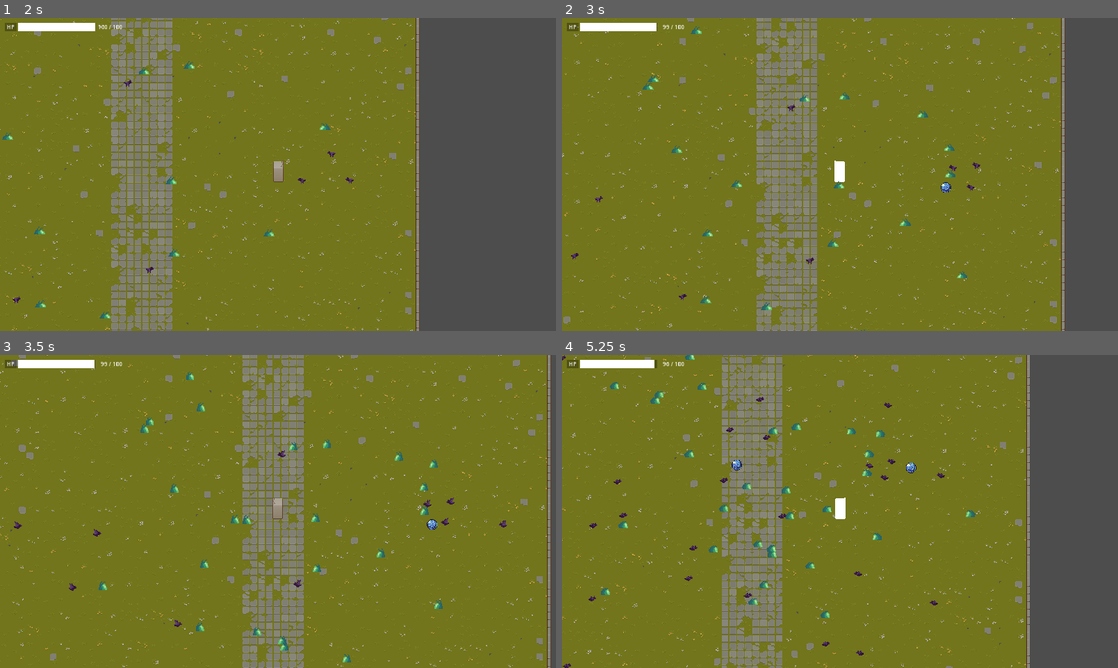
Above: before the commit, frames 1-4 (two rows, left to right).
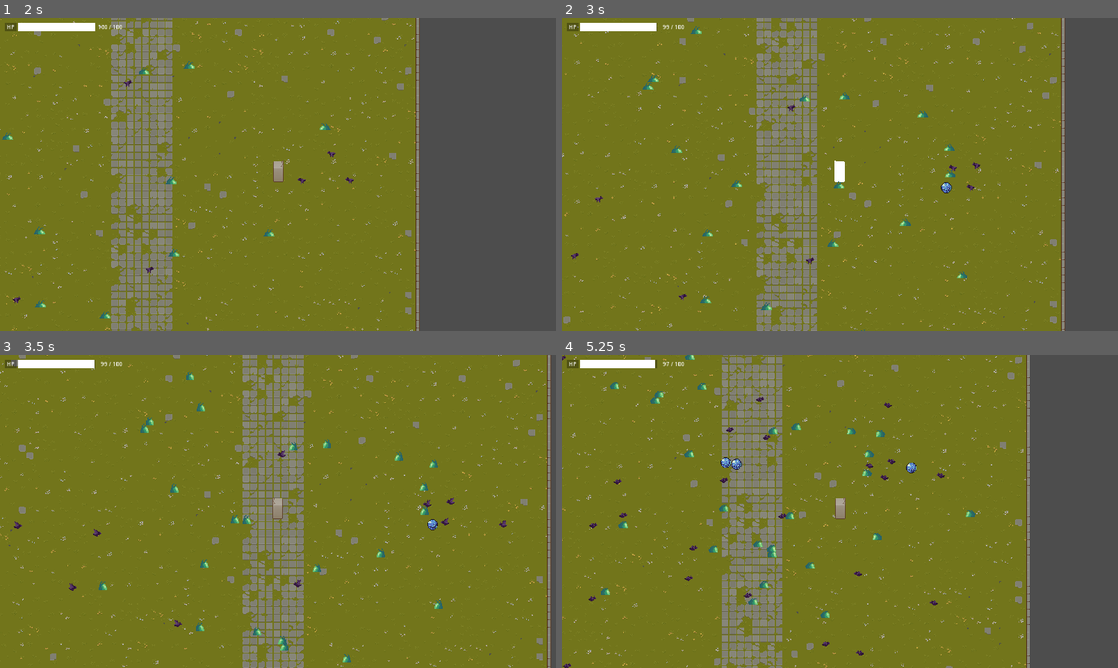
Above: after the commit, the same moments.

Repository: reyhanfarabi/project-survive
Game: Godot game, scene res://scenes/game.tscn
The game is run twice, just before and just after one commit, with the same random seed, the same clock (stepped at 60 frames per second) and the same inputs. The project has no main scene, so this scene is started directly.
Inputs:
- Up to frame 1 (2 s): hold D (right) from 0.53 s (still down); tap W (top) at 0.6, 1.35 s
- Up to frame 2 (3 s): release D (right) at 2.03 s; hold A (left) from 2.03 s (still down); tap W (top) at 2.1, 2.85 s
- Up to frame 3 (3.5 s): keep holding A (left)
- Up to frame 4 (5.25 s): release A (left) at 3.53 s; hold S (down) 3.53-4.28 s; tap W (top) at 3.6, 4.35, 5.1 s; hold D (right) from 4.28 s (still down)

Frame 1 is identical in both runs. In frame 2, less than 0.1% of the frame differs, in the area x 68-71%, y 52-56%; in frame 3, less than 0.1%; in frame 4, 0.3%, in the area x 16-64%, y 1-53%.

Commit message:
add logic to calculate player level

Diff:
--- a/scripts/player.gd
+++ b/scripts/player.gd
@@ -3,7 +3,7 @@
 
 @export var _resource: Resource_Player
 @export var _speed: int = 200
-@export var _attack_cooldown: int = 2
+@export var _attack_cooldown: int = 1
 @export var _damage_shader_delay: float = 0.1
 
 @onready var _game_camera_node: Camera2D = get_node("../GameCamera2D")
@@ -19,6 +19,7 @@
 	$PlayerCamera2D.make_current()
 	$AttackTimer.wait_time = _attack_cooldown
 	$AttackHitbox.hide()
+	_resource.setup_level()
 
 
 func _physics_process(_delta):
@@ -77,9 +78,13 @@
 func _collect_drops():
 	for area in $BodyArea.get_overlapping_areas():
 		if area.is_in_group("drops"):
-			_resource.level_experience += area.exp_point
+			_resource.update_level(area.exp_point)
 			area.destroy()
-			print(_resource.level_experience)
+			print(
+				_resource.level, "-",
+				_resource.current_level_experience, "-",
+				_resource.current_level_max_experience
+			)
 
 
 func deal_damage(damage_amount: int):
--- a/scripts/resources/resource_player.gd
+++ b/scripts/resources/resource_player.gd
@@ -9,5 +9,17 @@
 
 # level data
 @export var level: int
-@export var level_experience: int
 @export var level_base_multiplier: int
+@export var current_level_max_experience: int
+@export var current_level_experience: int
+
+# level methods
+func setup_level():
+	current_level_experience = level * level_base_multiplier
+
+func update_level(collected_exp: int):
+	current_level_experience += collected_exp
+	if current_level_experience >= current_level_max_experience:
+		level += 1
+		current_level_experience -= current_level_max_experience
+		current_level_max_experience = level * level_base_multiplier
